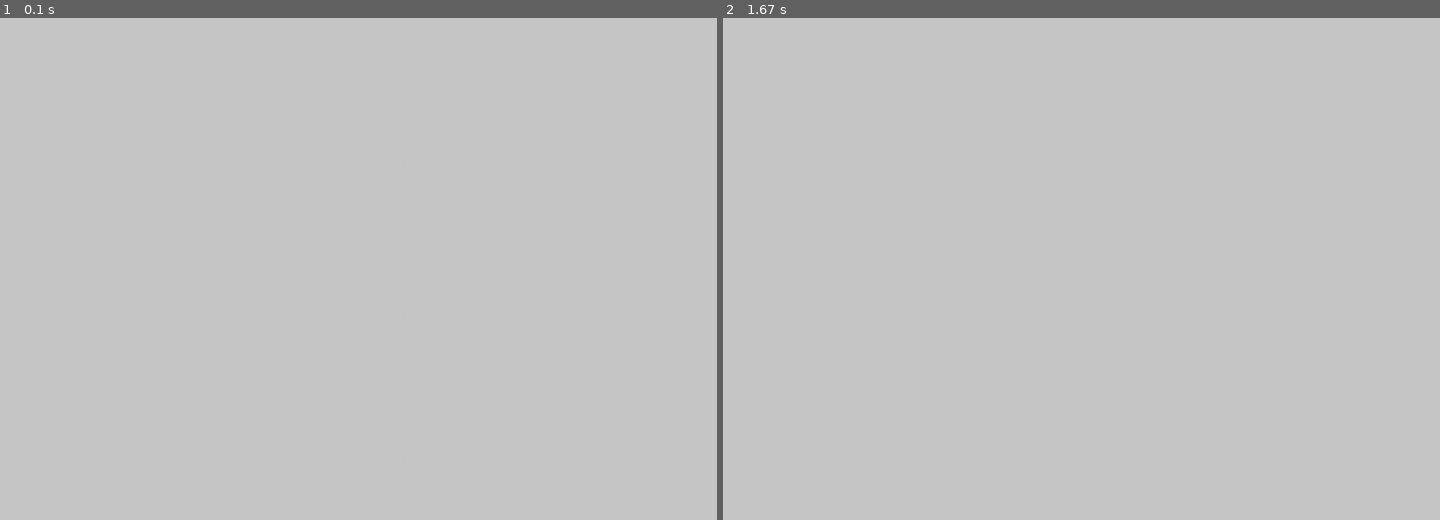
Above: before the commit, frames 1-2 (left to right).
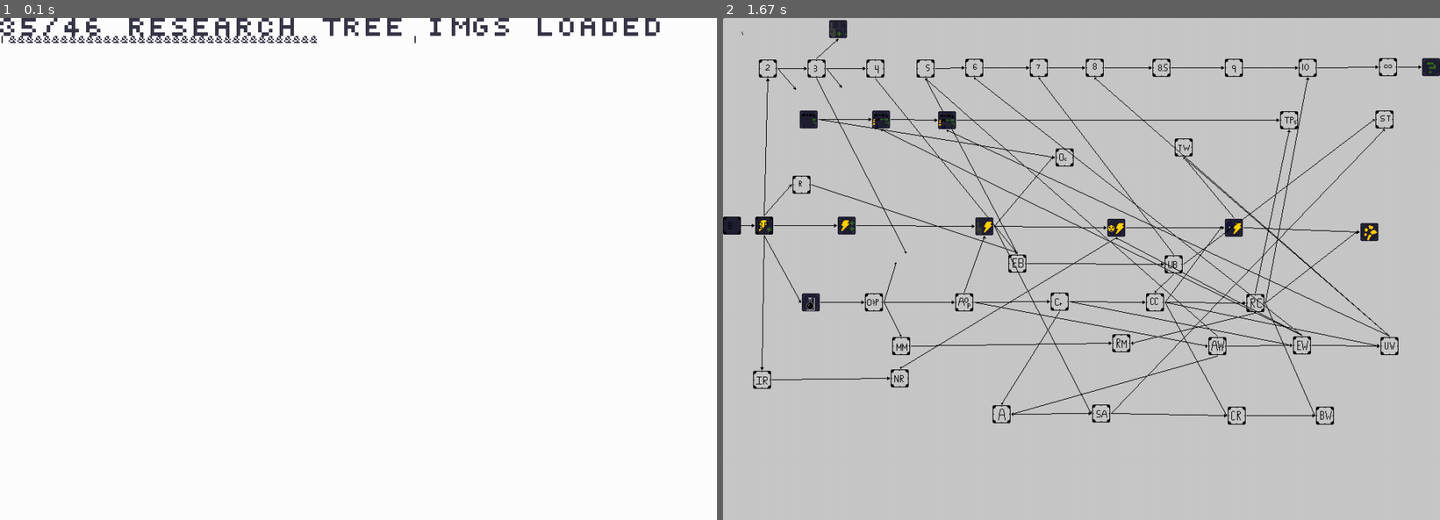
Above: after the commit, the same moments.

Repository: The1stBurb/Factory-GAME
Game: pygame game, started from main.py
Same seed, same stepped clock (60 frames per second), same inputs: the game is played once before the commit and once after it.
Inputs:
- Up to frame 1 (0.1 s): no input
- Up to frame 2 (1.67 s): no input

The runs differ from the first frame. In frame 1, 100% of the frame differs, in the area x 0-100%, y 0-100%; in frame 2, 6.2%.

Commit message:
research tree imgs worked

Diff:
--- a/main.py
+++ b/main.py
@@ -49,23 +49,39 @@
         for x,i in enumerate("abcdefghijklmnopqrstuvwxyz`1234567890[]\\;',./~!@#$%^&*()_+{}|:\"<>? -="):
             # print(((x%9),(x//9)),i)
             self.ltr[i]=ltrs.subsurface(((x%9)*7,(x//9)*8,6,7))#((x%9)*(sz*7),(x-(x//9))*(sz*8),6*sz,7*sz))
-    def print(self,msgs,x,y,colour=lightpurple,sz=0,shadow=False):
-        msgs=msgs.split("\n")
+    def print(self,msgs,x,y,colour=lightpurple,sz=0,shadow=False,width=10**100):
+        msgs=str(msgs).split("\n")
+        sz=self.sz if sz==0 else sz
+        # msgs2=[]
+        # for i in msgs:
+        #     if len(msg)*sz>width:
+        #         msgs2.append(i[:(width//sz)])
+        #         msgs2.append(i[])
+        #     else:
+        #         msgs2.append(i)
         # print(msgs)
-        sz=self.sz if sz==0 else sz
         for yps,msg in enumerate(msgs):
             for xps,i in enumerate(msg):
                 if shadow==True:
                     # pb.image(screen,pb.resize(self.ltr[i.lower()],sz*6,sz*7),x+xps*6*sz,y-1*sz+yps*6*sz)
                     pb.image(screen,pb.resize(pb.recolour(self.ltr[i.lower()],colour),sz*6,sz*7),x-1*sz+xps*6*sz,y-1*sz+yps*6*sz)
                 else:
-                    pb.image(screen,pb.resize(pb.recolour(self.ltr[i.lower()]),sz*6,sz*7),x-1*sz+xps*6*sz,y-1*sz+yps*6*sz)
+                    pb.image(screen,pb.resize(pb.recolour(self.ltr[i.lower()],colour),sz*6,sz*7),(x-1+xps*6)*sz,y-1*sz+yps*6*sz)
 text=Text(10)
 class ResearchTree:
-    def __init__(self):
+    def __init__(self,sz):
         self.clips={}
-        for fils in os.listdir("img/research_tree"):
-            pass
+        tot=len(os.listdir("img/research_tree"))
+        for i,fils in enumerate(os.listdir("img/research_tree")):
+            screen.fill((255,255,255))
+            text.print(f"{i}/{tot-1} Research Tree Imgs loaded",0,0,sz=5)
+            text.print("|"+("&"*(i+1))+(" "*(tot-(i+1)))+"|",0,25,sz=2)
+            pygame.display.flip()
+            self.clips[fils]=pb.imgGit(f"img\\research_tree\\{fils}",1000*sz,580*sz)
+    def disp(self):
+        for img in self.clips:
+            pb.image(screen,self.clips[img],0,0)
+rt=ResearchTree(1)
 class item:
     def __init__(self,location,name,price,idd):
         self.img=pb.imgGit(location,20,20)
@@ -198,7 +214,7 @@
         if i.type == pygame.QUIT:
             print(toPlace)
             quit()
-
+    rt.disp()
     pygame.display.flip()
 while True:
     screen.fill((200,200,200))
